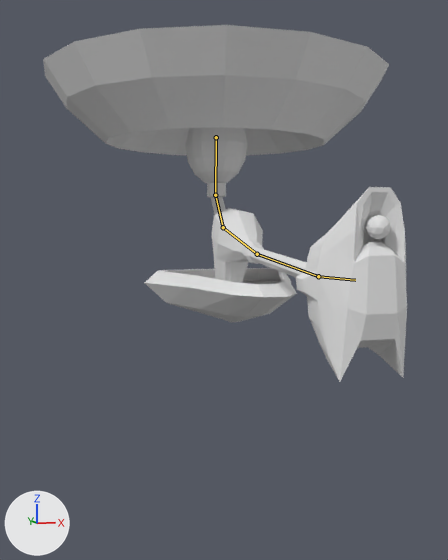
A saved change to the Blender file Project/TP2/Assets/Prefab/Scene/Stage_Four/boss_4_LOW.blend.
Rendered twice from a 50 mm camera at (-1.62, -6.61, -1.52) aimed at (-0.14, -0.97, -2.05). The lights are fixed; the arrows at lower left show +X, +Y and +Z. The bones that bend it are drawn over the model as lines.
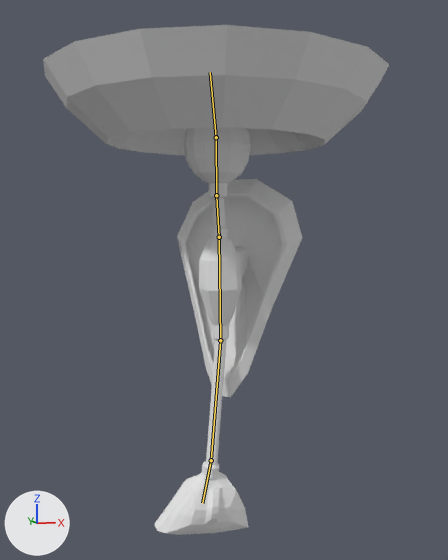
The newer file adds an action. The first version stands in its rest pose; the second is drawn at frame 105 of the action 'ArmatureAction'.

What differs and where, as boxes [x1, y1, x2, y2] in the pictures (448 x 560 px):
'Plane', posed (43% taller): before [43, 25, 407, 382]; after [43, 25, 389, 535]
bone 'Bone', root to tip: before (216, 137) to (215, 195); after (216, 137) to (216, 195)
bone 'Bone.001', root to tip: before (215, 195) to (223, 227); after (216, 195) to (219, 237)
bone 'Bone.002', root to tip: before (223, 227) to (257, 254); after (219, 237) to (220, 340)
bone 'Bone.003', root to tip: before (257, 254) to (318, 276); after (220, 340) to (211, 460)
bone 'Bone.004', root to tip: before (318, 276) to (355, 280); after (211, 460) to (202, 503)

The change, as a diff of the scene's bpy script:
```diff
--- a/Project/TP2/Assets/Prefab/Scene/Stage_Four/boss_4_LOW.blend.py
+++ b/Project/TP2/Assets/Prefab/Scene/Stage_Four/boss_4_LOW.blend.py
@@ bone_bone @@
 bone_bone = bpy.data.objects['Armature'].pose.bones['Bone']
-bone_bone.rotation_quaternion = (1.0, 0.0, 0.0, 0.0)  # degrees (0, 0, 0)
+bone_bone.rotation_quaternion = (0.9, -0.024, 0.436, 0.003)  # degrees (-4, 52, -2)
@@ bone_bone_001 @@
 bone_bone_001 = bpy.data.objects['Armature'].pose.bones['Bone.001']  # child of 'Bone'
-bone_bone_001.rotation_quaternion = (1.0, 0.0, 0.0, 0.0)  # degrees (0, 0, 0)
+bone_bone_001.rotation_quaternion = (0.914, 0.388, -0.114, -0.032)  # degrees (47, -11, -9)
@@ bone_bone_002 @@
 bone_bone_002 = bpy.data.objects['Armature'].pose.bones['Bone.002']  # child of 'Bone.001'
-bone_bone_002.rotation_quaternion = (1.0, 0.0, 0.0, 0.0)  # degrees (0, 0, 0)
+bone_bone_002.rotation_quaternion = (0.961, 0.276, 0.002, 0.0)  # degrees (32, 0, 0)
@@ bone_bone_003 @@
 bone_bone_003 = bpy.data.objects['Armature'].pose.bones['Bone.003']  # child of 'Bone.002'
-bone_bone_003.rotation_quaternion = (1.0, 0.0, 0.0, 0.0)  # degrees (0, 0, 0)
+bone_bone_003.rotation_quaternion = (0.984, 0.001, 0.178, 0.019)  # degrees (1, 20, 2)
@@ bone_bone_004 @@
 bone_bone_004 = bpy.data.objects['Armature'].pose.bones['Bone.004']  # child of 'Bone.003'
-bone_bone_004.rotation_quaternion = (1.0, 0.0, 0.0, 0.0)  # degrees (0, 0, 0)
+bone_bone_004.rotation_quaternion = (0.973, 0.039, 0.201, 0.105)  # degrees (7, 23, 14)
```
